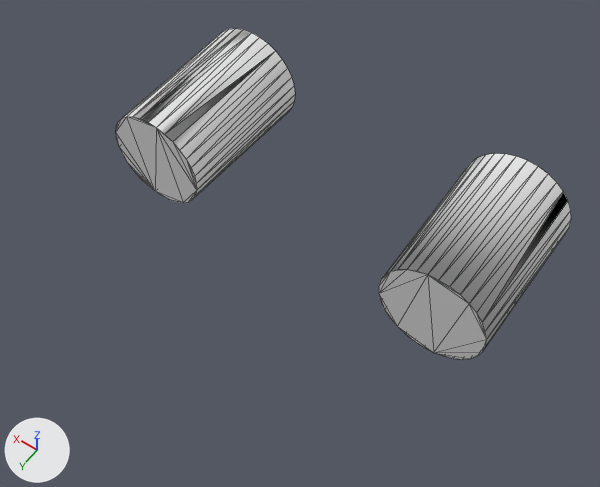
The OBJ model cosmodrone/assets/drone/jets.obj: old version first, new version second.
One viewpoint serves both versions: a 50 mm lens placed at (-0.677, 0.306, 1.411), pointed at (-0.025, -0.607, -0.024). Every picture has the same lights, and +X, +Y and +Z are marked at lower left. Mesh edges are drawn as thin lines. Where no turn or scale is listed for an object, it has been applied to the vertices. Vertices at the same position are counted once.

The first picture shows 'Drone_Jets_Cylinder.019'.
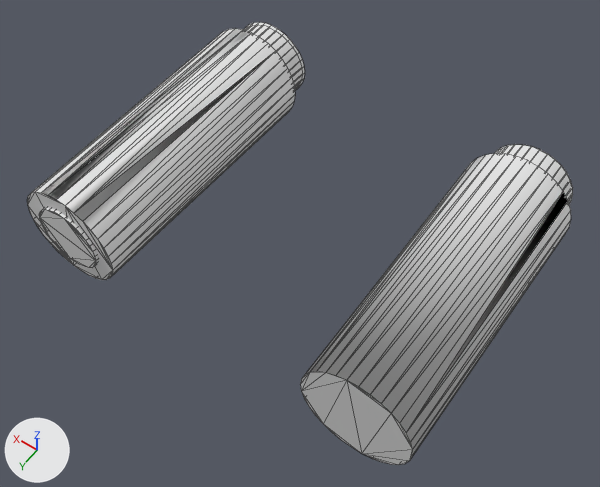
The newer file is also turned or shifted as a whole; pictures and numbers use the older file's frame.

What differs and where, as boxes [x1, y1, x2, y2] in the pictures (600 x 487 px):
'Drone_Jets_Cylinder.019', mesh rescaled (20% wider, 32% taller)
    before: [116, 28, 571, 360]
    after: [27, 28, 571, 465]
'Drone_Jets.001_Cylinder.002', added
    after: [39, 22, 573, 268]

Diff of the bpy script that builds the scene:
```diff
--- a/cosmodrone/assets/drone/jets.obj.py
+++ b/cosmodrone/assets/drone/jets.obj.py
@@ me_drone_jets_cylinder_019 @@
 me_drone_jets_cylinder_019.from_pydata(...)  # 128 vertices, 200 faces; spans x -0.49..0.49, y -0.95..-0.58, z -0.105..0.151
 # used by ob_drone_jets_cylinder_019; location = (0.0, 0.0, 0.0)
+# me_drone_jets_cylinder_019 part 1: the whole mesh is scaled about its middle by (1, 1.74, 1), then moved by (0.0, 0.137, 0.0)
@@ me_drone_jets_001_cylinder_002 @@
+me_drone_jets_001_cylinder_002.from_pydata(...)  # 256 vertices, 316 faces; spans x -0.466..0.463, y -1.158..-0.43, z -0.081..0.127
@@ ob_drone_jets_001_cylinder_002 @@
+ob_drone_jets_001_cylinder_002 = bpy.data.objects.new('Drone_Jets.001_Cylinder.002', me_drone_jets_001_cylinder_002)
+ob_drone_jets_001_cylinder_002.location = (0.0, 0.13, 0.0)
```
